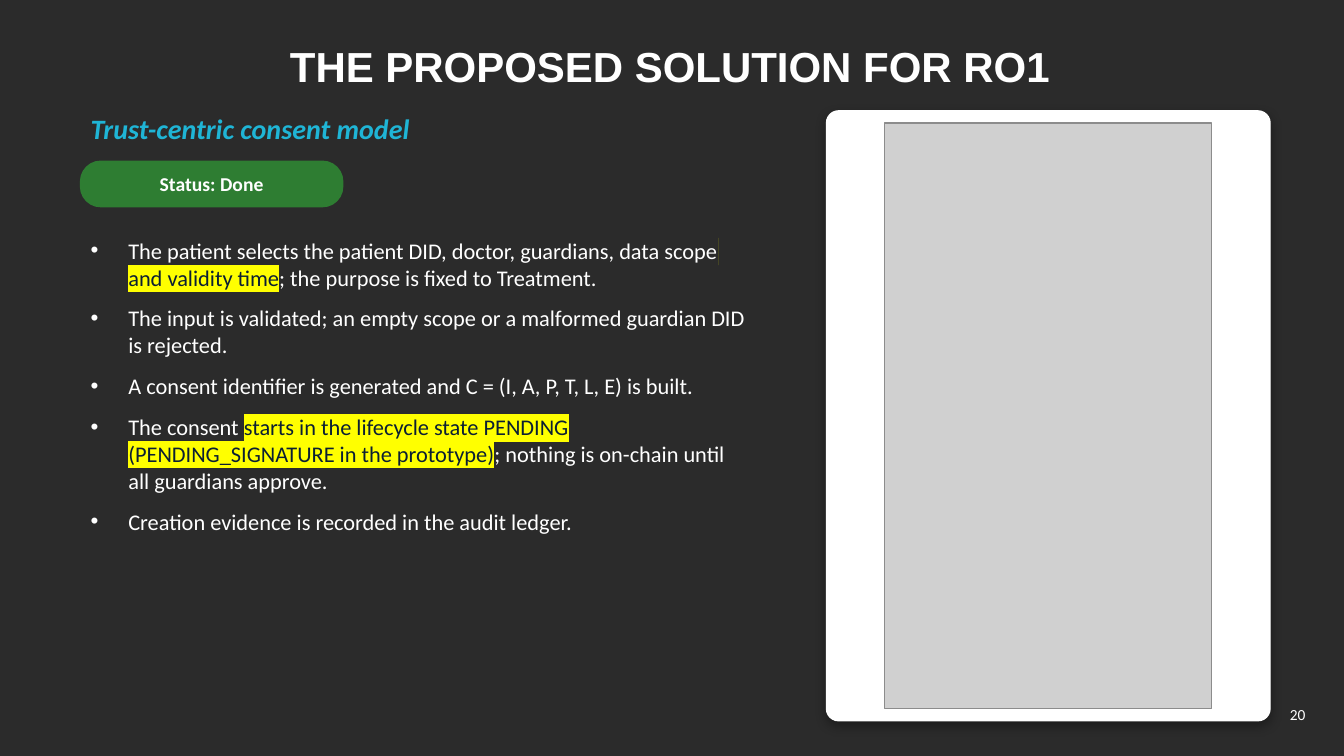
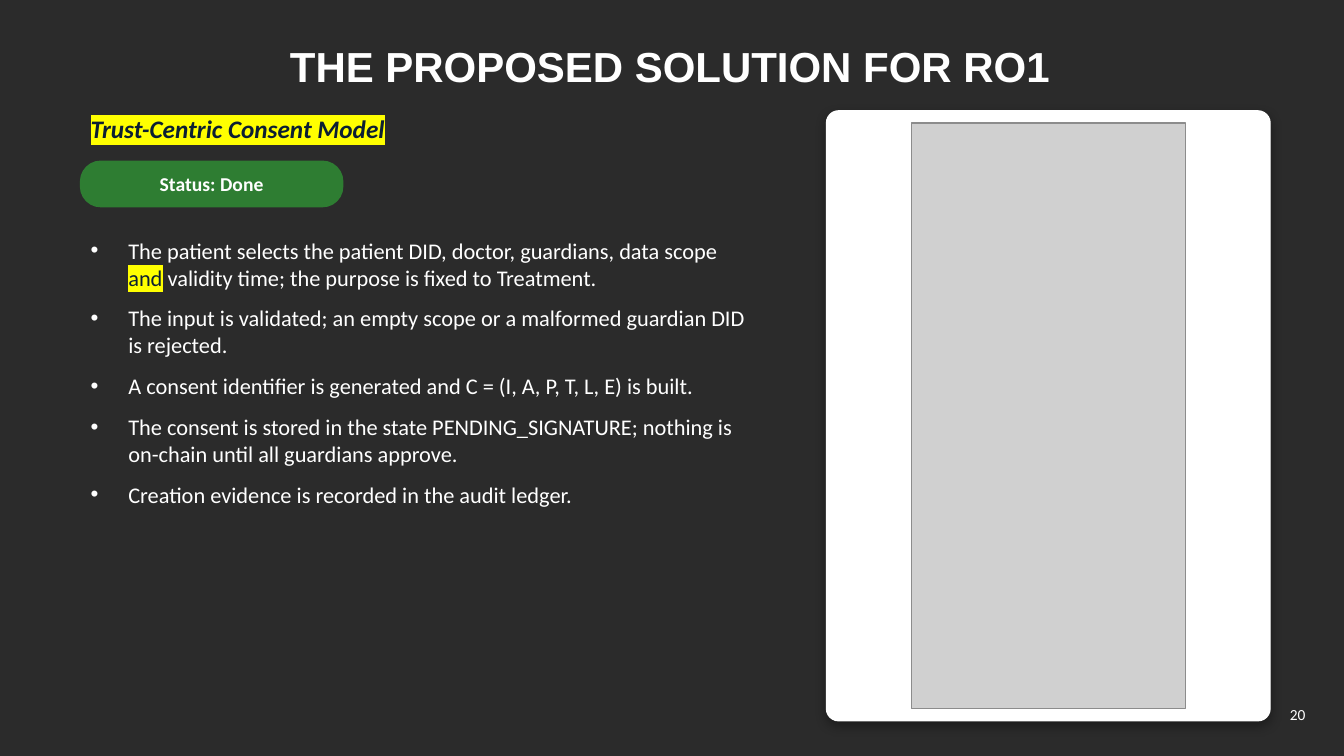
Before and after one commit to yasir12345678900/HealthRWA-Sepolia-Personal-try, a slide deck: slide 20 of docs/Yasir_CA2_Reassessment_Slides_YELLOW_changes.pptx. Drawn at 1344x756 pixels with LibreOffice and Linux fonts; fonts in the diff are those of the drawing; grey boxes stand for pictures; background and template pictures are left out; a plain dark background stands for a picture behind light text. Boxes give left, top, right and bottom in pixels: in the first picture for what was removed or moved away, otherwise in the second. Text is boxed around its words. In the diff, an @@ line names an element or a change of style, - is before the commit and + after.

```diff
--- a/docs/Yasir_CA2_Reassessment_Slides_YELLOW_changes.pptx
+++ b/docs/Yasir_CA2_Reassessment_Slides_YELLOW_changes.pptx
@@ text at (91,120,384,139): text changed; size 20 to 18 pt; text colour #1FB5D6 to #0B1F33 @@
-Trust-centric consent model
+Trust-Centric Consent Model
@@ picture: place and size @@
-picture at (885,123,1213,709)
+picture at (911,123,1186,709)
@@ text at (128,243,717,290): text colour #0B1F33 to #FFFFFF, highlight #FFFF00 to none in "validity time;" @@
@@ text at (128,419,732,466): text changed; text colour #0B1F33 to #FFFFFF @@
-• The consent starts in the lifecycle state PENDING (PENDING_SIGNATURE in the prototype); nothing is on-chain until all guardians approve.
+• The consent is stored in the state PENDING_SIGNATURE; nothing is on-chain until all guardians approve.
```
Also in this commit, not shown: 20 other slides changed, 1 slide added, 5 slides removed, 3 other files.
